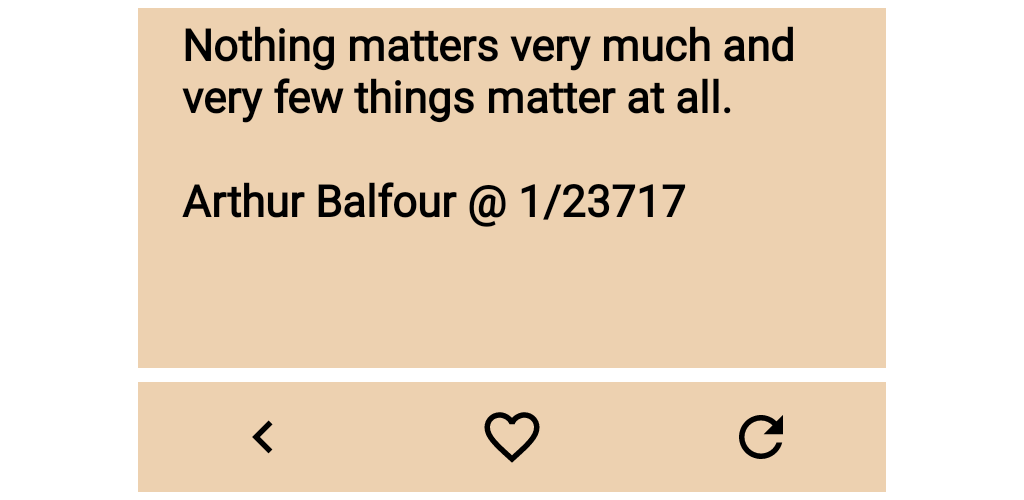
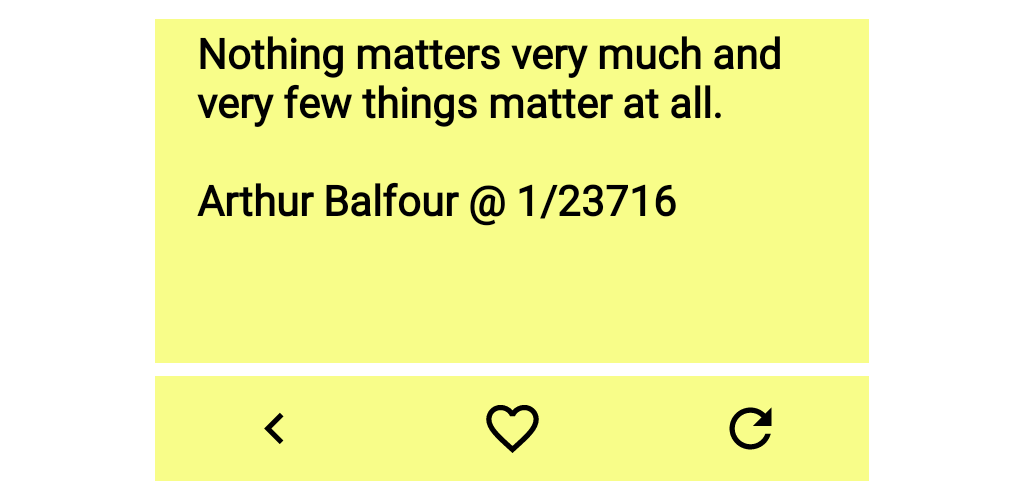
Revision of a layered w=1024, h=500 image; what changed, layer by layer:
renamed "example_appwidget_preview.png #1" to "Quote__Unquote_ori_portrait.png #1", painted on it over <box>138,8,886,492</box>
